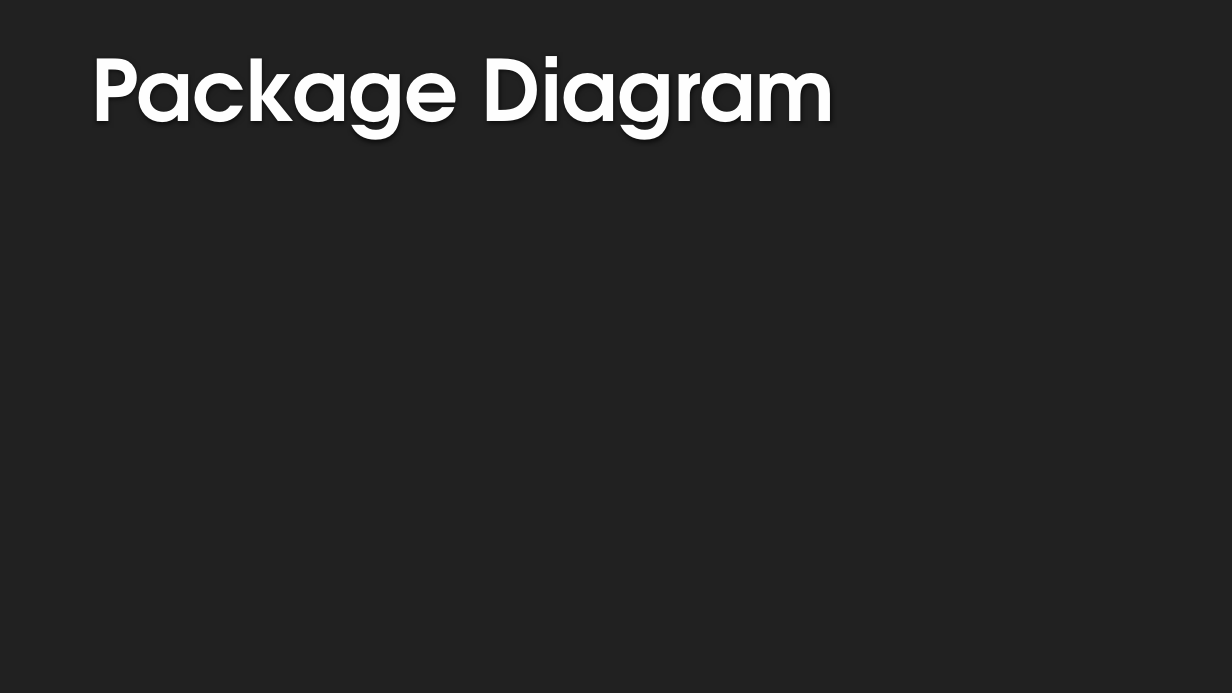
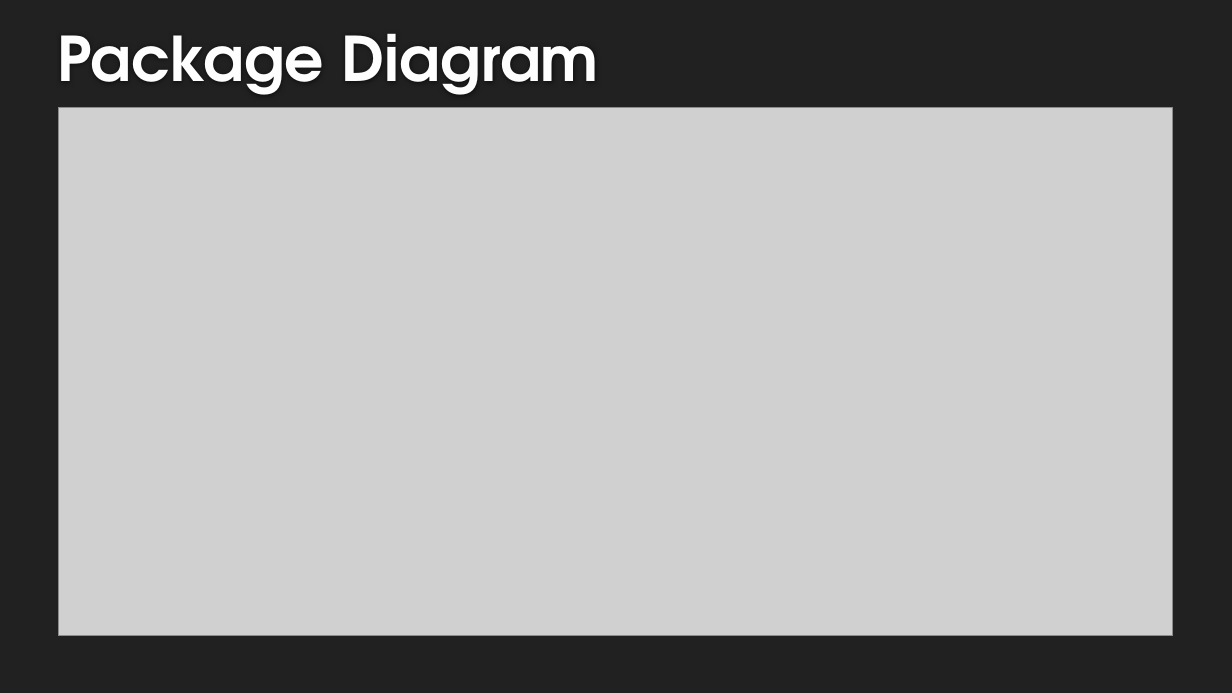
Before and after one commit to seans888/Thomas-n-Friends, a slide deck: slide 20 of Midterm-PPT.pptx. Drawn at 1232x693 pixels with LibreOffice and Linux fonts; fonts in the diff are those of the drawing; grey boxes stand for pictures; background and template pictures are left out. Boxes give left, top, right and bottom in pixels: in the first picture for what was removed or moved away, otherwise in the second. Text is boxed around its words. In the diff, an @@ line names an element or a change of style, - is before the commit and + after.

```diff
--- a/Midterm-PPT.pptx
+++ b/Midterm-PPT.pptx
@@ text "Package Diagram": place and size @@
-text "Package Diagram" at (91, 56, 835, 140)
+text "Package Diagram" at (57, 33, 599, 95)
@@ text "Package Diagram" at (57, 33, 599, 95): size 66 to 48 pt @@
@@ picture added at (58, 108, 1173, 636) @@
```
Also in this commit, not shown: 2 other slides changed, 6 other files.
